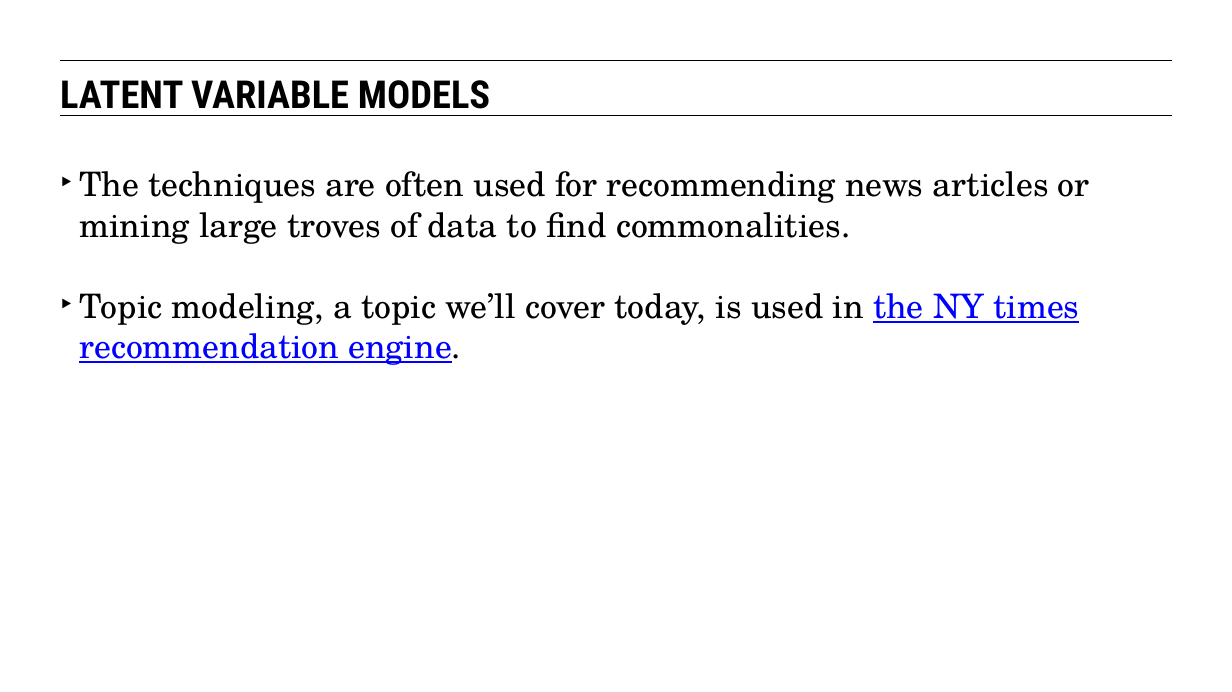
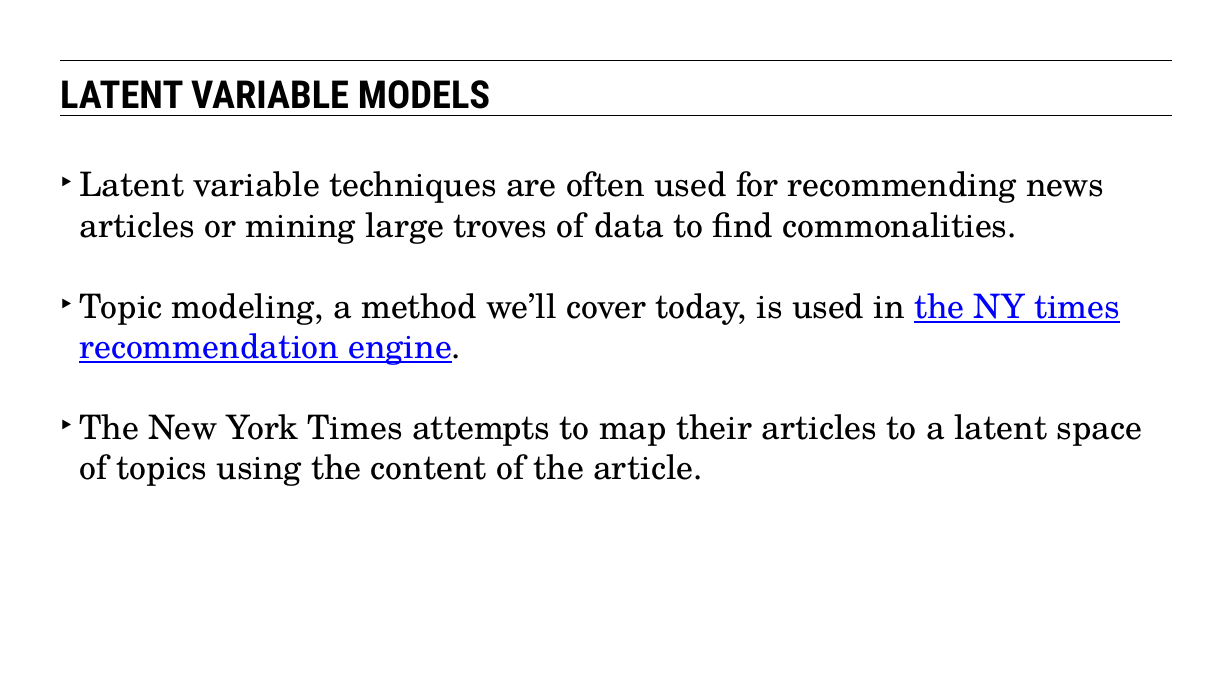
Before and after one commit to eflautt/ga-data-science, a slide deck: slide 18 of lessons/lesson-14/14-latent-variables-and-natural-language-processing.pptx (slide 16 before the commit). Drawn at 1232x692 pixels with LibreOffice and Linux fonts; fonts in the diff are those of the drawing. Boxes give left, top, right and bottom in pixels: in the first picture for what was removed or moved away, otherwise in the second. Text is boxed around its words. In the diff, an @@ line names an element or a change of style, - is before the commit and + after.

```diff
--- a/lessons/lesson-14/14-latent-variables-and-natural-language-processing.pptx
+++ b/lessons/lesson-14/14-latent-variables-and-natural-language-processing.pptx
@@ text at bbox=[79, 171, 1142, 486]: text changed @@
-‣ The techniques are often used for recommending news articles or mining large troves of data to find commonalities.
-‣ Topic modeling, a topic we’ll cover today, is used in the NY times recommendation engine.
+‣ Latent variable techniques are often used for recommending news articles or mining large troves of data to find commonalities.
+‣ Topic modeling, a method we’ll cover today, is used in the NY times recommendation engine.
+‣ The New York Times attempts to map their articles to a latent space of topics using the content of the article.
```
Also in this commit, not shown: 34 other slides changed, 7 slides added, 1 slide removed.
